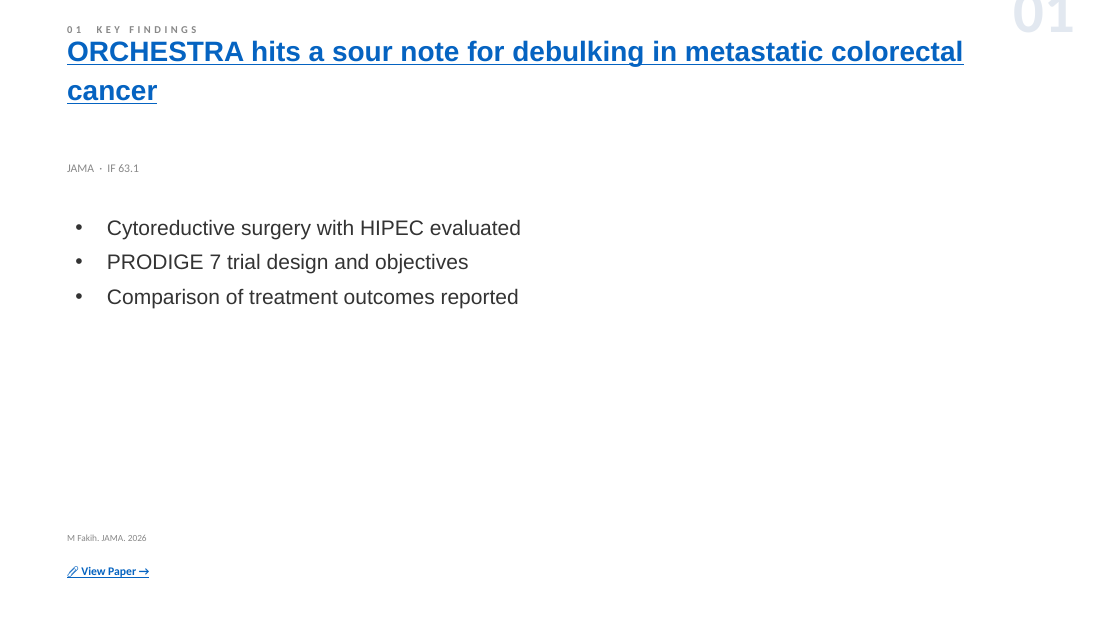
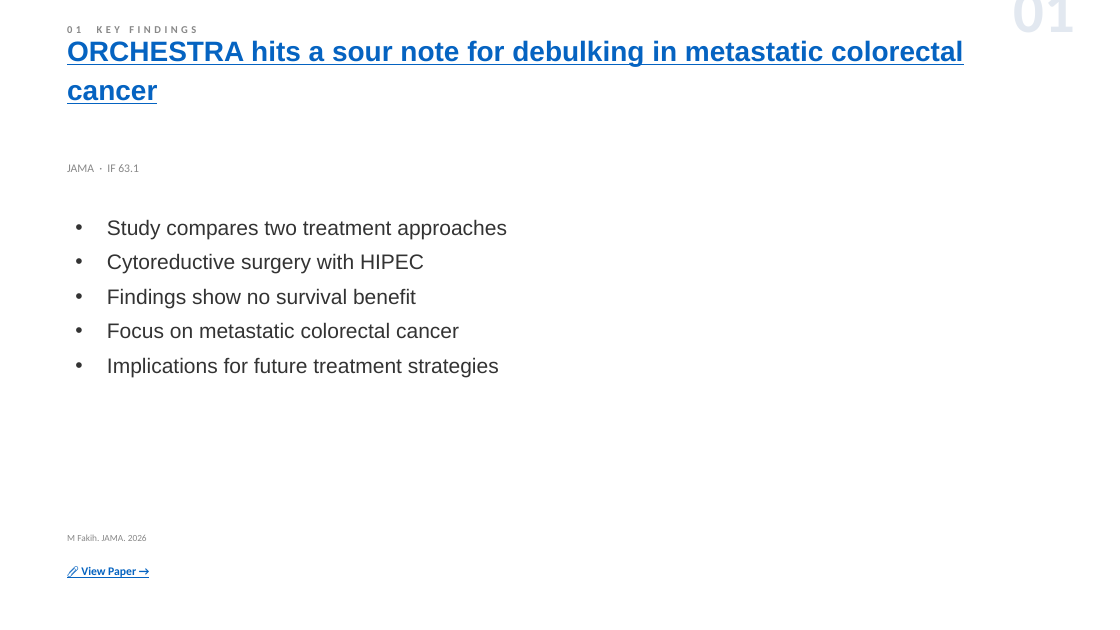
Before and after one commit to jejenhu-maker/colorectal-weekly-digest, a slide deck: slide 3 of docs/digest-en.pptx. Drawn at 1120x630 pixels with LibreOffice and Linux fonts; fonts in the diff are those of the drawing. Boxes give left, top, right and bottom in pixels: in the first picture for what was removed or moved away, otherwise in the second. Text is boxed around its words. In the diff, an @@ line names an element or a change of style, - is before the commit and + after.

```diff
--- a/docs/digest-en.pptx
+++ b/docs/digest-en.pptx
@@ text at (107, 219, 507, 377): text changed @@
-• Cytoreductive surgery with HIPEC evaluated
-• PRODIGE 7 trial design and objectives
-• Comparison of treatment outcomes reported
+• Study compares two treatment approaches
+• Cytoreductive surgery with HIPEC
+• Findings show no survival benefit
+• Focus on metastatic colorectal cancer
+• Implications for future treatment strategies
```
Also in this commit, not shown: 11 other slides changed, 2 slides added, 2 slides removed, 2 other files.
